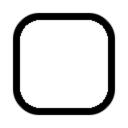
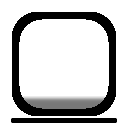
Layers edited between the first and the second 128×128 image:
showed "a #1" over [11, 118, 117, 123]
painted on "box copy" over [12, 12, 116, 116]
showed "box" over [13, 13, 115, 115]
added layer "a #5" (53%) above "a #6" over [18, 96, 110, 113]
